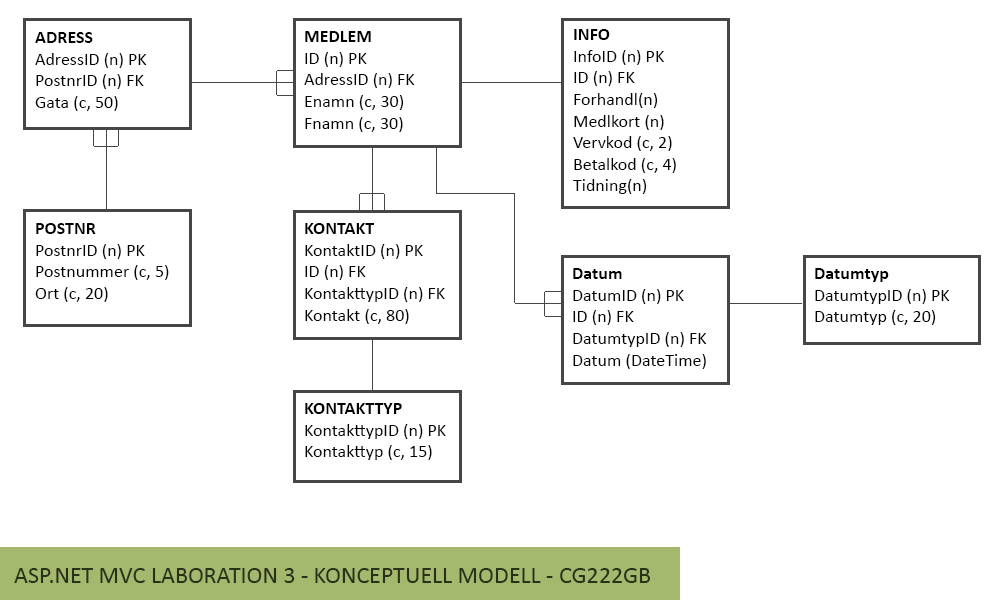
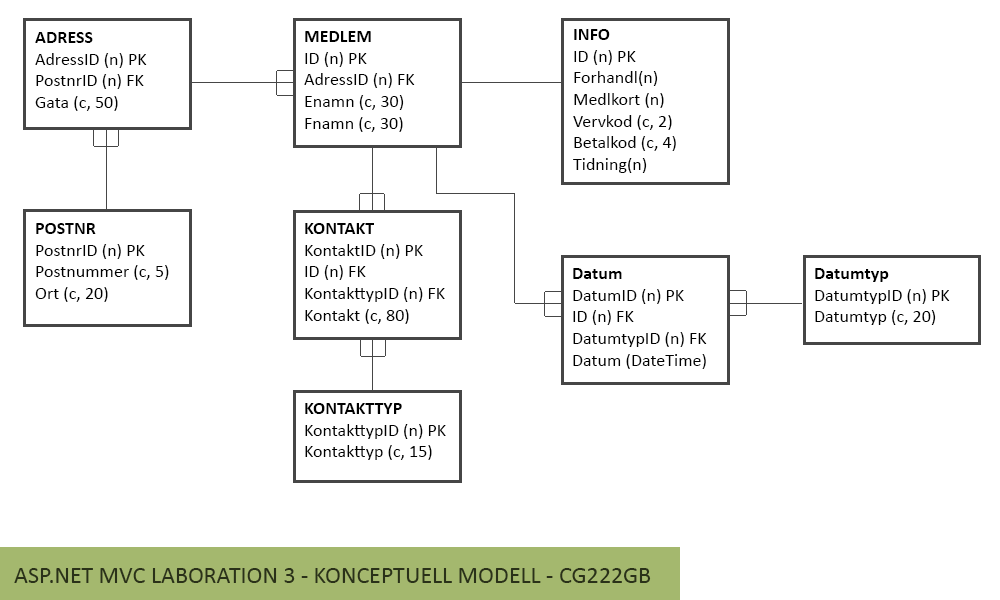
Two versions of the same layered image (1000 × 600). Layer-by-layer changes:
painted on "Rectangle 2 copy" over [561, 182, 730, 209]
renamed "INFO InfoID (n) PK ID (n) FK Forhandl(n) Medlkort (n) Vervkod (" to "INFO ID (n) PK Forhandl(n) Medlkort (n) Vervkod (c, 2) Betalkod", painted on it over [573, 50, 676, 194]
added layer "Gaffel copy 5" above "Gaffel copy 4" over [360, 340, 386, 357]
added layer "Gaffel copy 4" above "Gaffel copy 2" over [730, 290, 747, 316]
